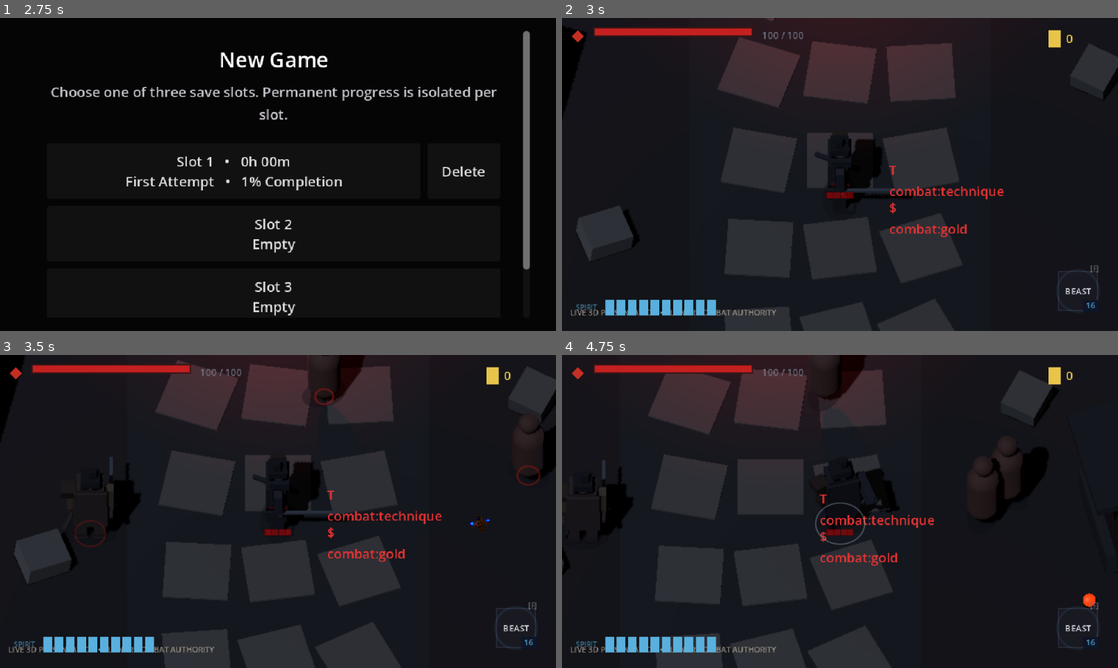
Above: before the commit, frames 1-4 (two rows, left to right).
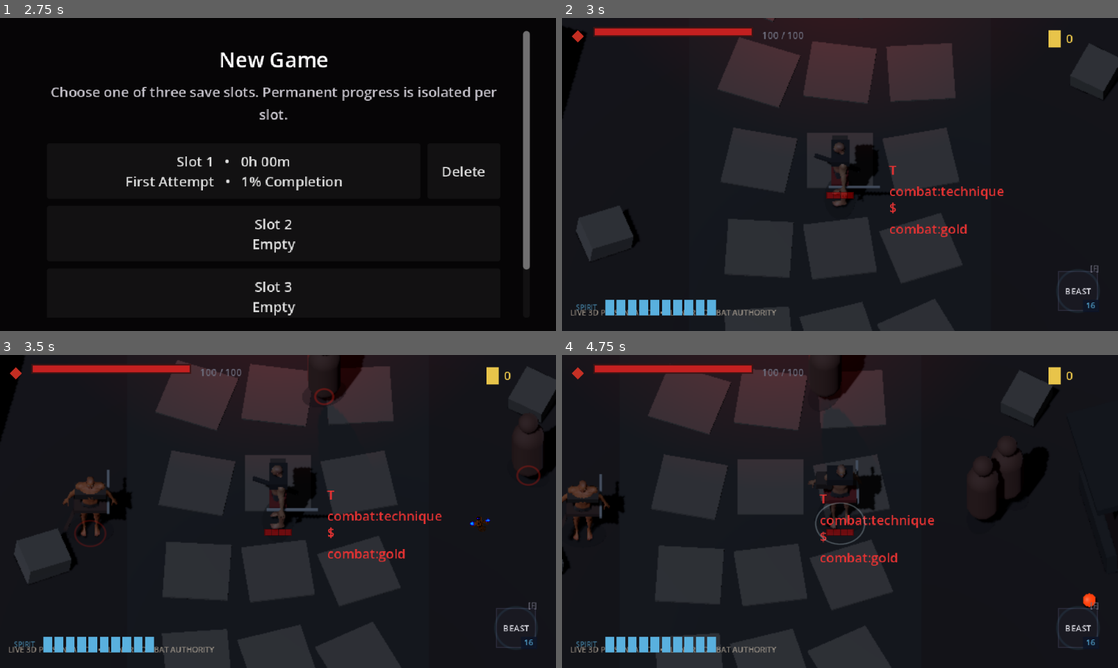
Above: after the commit, the same moments.

Repository: seancl8611/oathbound
Game: Godot game, scene res://TitleScreen/menu.tscn
Two runs of this game, one before a commit and one after it. Both use one fixed random seed, a clock stepped at 60 frames per second and the inputs below. Sound files missing from this copy of the repository are replaced by a short silence.
Inputs (mouse positions are in pixels of both pictures, inside the frame that each line leads up to):
- Up to frame 1 (2.75 s): click "New Game" at 0.5 s; click "Slot 1 • 0h 00m First Attempt…" at 1.25 s; click "Cancel" at 2 s
- Up to frame 2 (3 s): click "Slot 2 Empty" at 2.75 s
- Up to frame 3 (3.5 s): no input
- Up to frame 4 (4.75 s): tap Enter (ui_accept) at 3.5, 3.77 s; move the mouse to (962, 495) at 3.52 s; press the mouse at (962, 495) at 3.53 s; hold D (right) 3.53-4.25 s; release the mouse at (962, 495) at 4.25 s; drag from (728, 527) to (595, 533) at 4.27 s

Frame 1 is identical in both runs. In frame 2, 0.8% of the frame differs, in the area x 45-63%, y 36-61%; in frame 3, 1.5%; in frame 4, 1.6%, in the area x 0-61%, y 33-60%.

Commit message:
Use curated humanoids in Hushiro live 3D bridge

Diff:
--- a/game/oathbound/Regions/Hushiro/Presentation3D/HushiroPlanar3DPresentationBridge.gd
+++ b/game/oathbound/Regions/Hushiro/Presentation3D/HushiroPlanar3DPresentationBridge.gd
@@ -5,7 +5,10 @@
 ##
 ## Combat ownership remains entirely in the existing 2D actors. This wrapper owns only
 ## the visual replacement contract: persistent legacy-art suppression, actor grounding,
-## and the Hushiro camera profile used to make real-time 3D read closer to illustrated 2D.
+## curated placeholder selection, and the Hushiro camera profile used to make real-time
+## 3D read closer to illustrated 2D.
+
+const HUSHIRO_ACTOR_VISUAL_SCRIPT = preload("res://Regions/Hushiro/Presentation3D/HushiroCuratedActorVisual.gd")
 
 @export var actor_ground_lift: float = 0.10
 
@@ -37,6 +40,20 @@
 	# temporary 3D floor kit contains slightly raised stone surfaces, so lift only the
 	# presentation roots after base synchronization. Gameplay positions/hitboxes do not move.
 	_apply_actor_ground_lift()
+
+
+func _add_actor_visual(actor: Node2D) -> void:
+	if _world_root == null:
+		return
+	var visual_value: Variant = HUSHIRO_ACTOR_VISUAL_SCRIPT.new()
+	if not (visual_value is Node3D):
+		return
+	var visual := visual_value as Node3D
+	visual.name = "Actor3D_%s" % str(actor.get_instance_id())
+	_world_root.add_child(visual)
+	if visual.has_method("configure"):
+		visual.call("configure", _role_for(actor), actor)
+	_actor_visuals[actor.get_instance_id()] = visual
 
 
 func _capture_and_adjust_legacy_camera() -> void:
@@ -124,6 +141,9 @@
 
 	var min_actor_y := actor_ground_lift
 	var actor_count := 0
+	var curated_actor_count := 0
+	var role_specific_actor_count := 0
+	var procedural_actor_count := 0
 	for visual_value: Variant in _actor_visuals.values():
 		if visual_value is Node3D and is_instance_valid(visual_value as Node3D):
 			var visual := visual_value as Node3D
@@ -132,12 +152,23 @@
 			else:
 				min_actor_y = minf(min_actor_y, visual.position.y)
 			actor_count += 1
+			if visual.has_method("get_visual_tier"):
+				match str(visual.call("get_visual_tier")):
+					"curated_cc0_humanoid":
+						curated_actor_count += 1
+					"role_specific_glb":
+						role_specific_actor_count += 1
+					_:
+						procedural_actor_count += 1
 
 	return {
 		"background_hidden": background == null or not background.visible,
 		"scenery_hidden": scenery == null or not scenery.visible,
 		"combat_fx_visible": combat_fx == null or combat_fx.visible,
 		"actor_visual_count": actor_count,
+		"curated_actor_count": curated_actor_count,
+		"role_specific_actor_count": role_specific_actor_count,
+		"procedural_actor_count": procedural_actor_count,
 		"min_actor_y": min_actor_y,
 		"illustrated_ground_compression": illustrated_ground_compression,
 		"illustrated_camera_elevation_degrees": rad_to_deg(asin(illustrated_ground_compression)),
